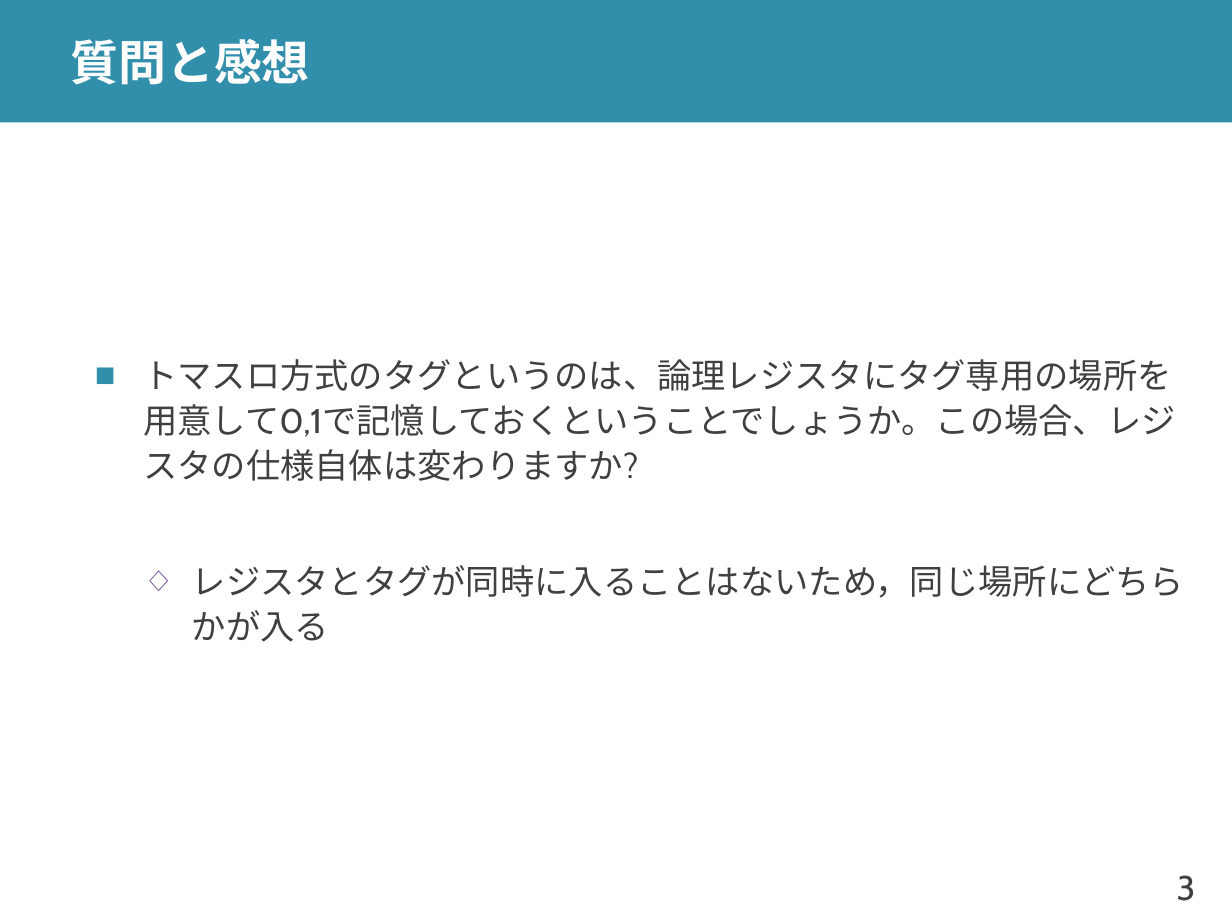
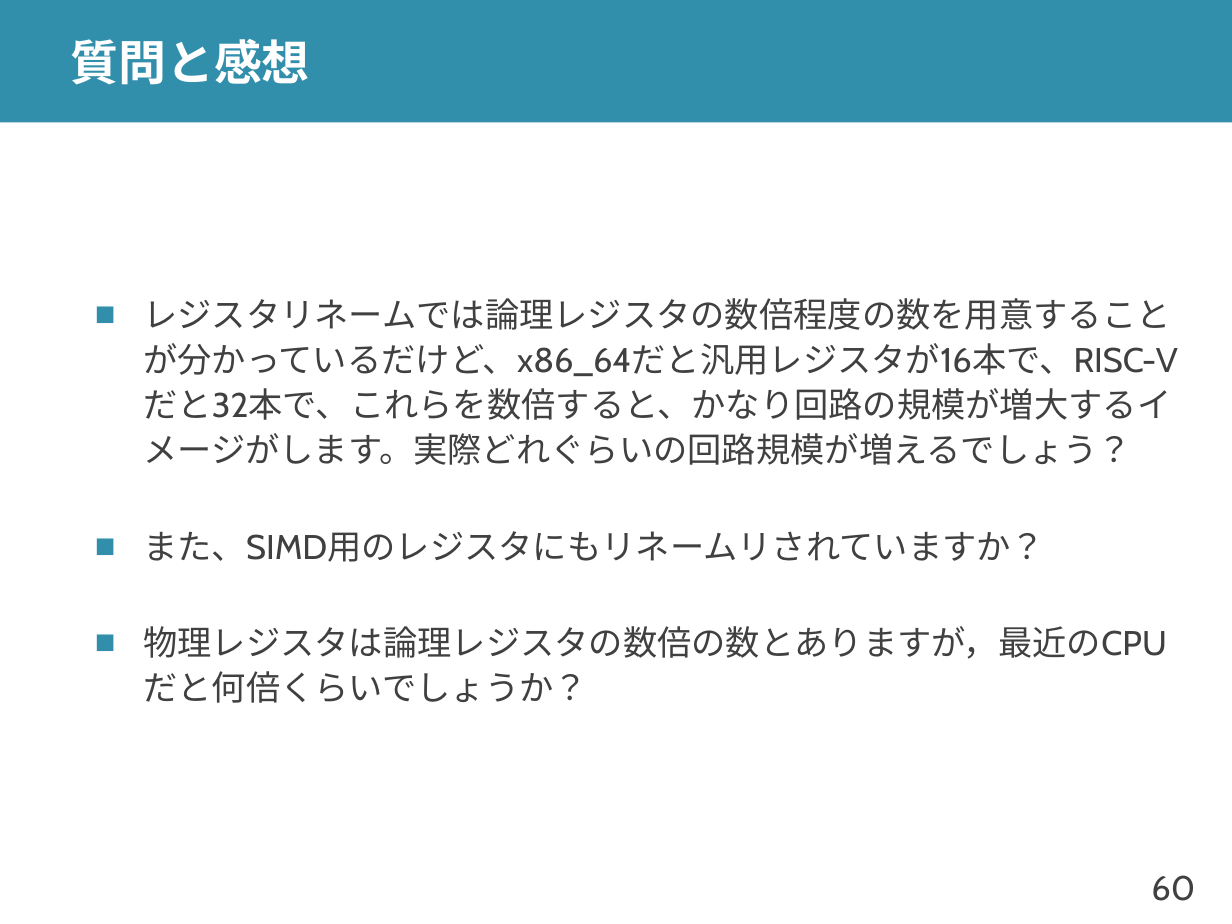
Before and after one commit to shioyadan/advanced-computer-organization, a slide deck: slide 60 of aco-shioya-10.pptx (slide 3 before the commit). Drawn at 1232x924 pixels with LibreOffice and Linux fonts; fonts in the diff are those of the drawing. Boxes give left, top, right and bottom in pixels: in the first picture for what was removed or moved away, otherwise in the second. Text is boxed around its words. In the diff, an @@ line names an element or a change of style, - is before the commit and + after.

```diff
--- a/aco-shioya-10.pptx
+++ b/aco-shioya-10.pptx
@@ text at (143,298,1178,659): text changed @@
-■ トマスロ方式のタグというのは、論理レジスタにタグ専用の場所を用意して0,1で記憶しておくということでしょうか。この場合、レジスタの仕様自体は変わりますか?
-  ◇ レジスタとタグが同時に入ることはないため，同じ場所にどちらかが入る
+■ レジスタリネームでは論理レジスタの数倍程度の数を用意することが分かっているだけど、x86_64だと汎用レジスタが16本で、RISC-Vだと32本で、これらを数倍すると、かなり回路の規模が増大するイメージがします。実際どれぐらいの回路規模が増えるでしょう？
+■ また、SIMD用のレジスタにもリネームリされていますか？
+■ 物理レジスタは論理レジスタの数倍の数とありますが，最近のCPUだと何倍くらいでしょうか？
@@ page number at (1151,875,1195,901): text changed @@
-3
+60
```
Also in this commit, not shown: 17 other slides changed, 2 slides added, 14 slides removed, 1 other file.
